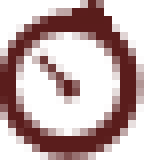
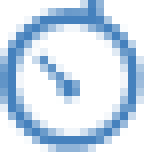
Before/after of a w=144, h=160 layered artwork. What changed in the layer stack:
painted on "Shape 8" over [80, 0, 104, 32]
painted on "Shape 7" over [56, 72, 80, 104]
painted on "Shape 6" over [32, 48, 80, 96]
added layer "Layer 2" above "Shape 9" over [0, 8, 144, 152]
hid "Shape 9" over [0, 8, 144, 160]
